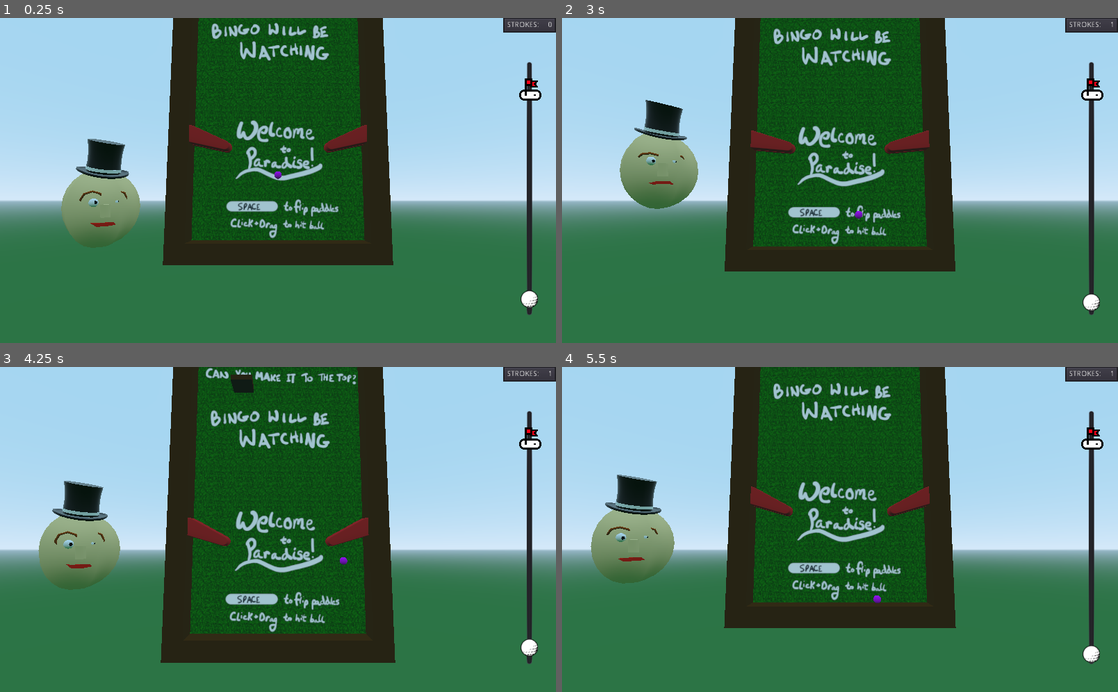
Above: before the commit, frames 1-4 (two rows, left to right).
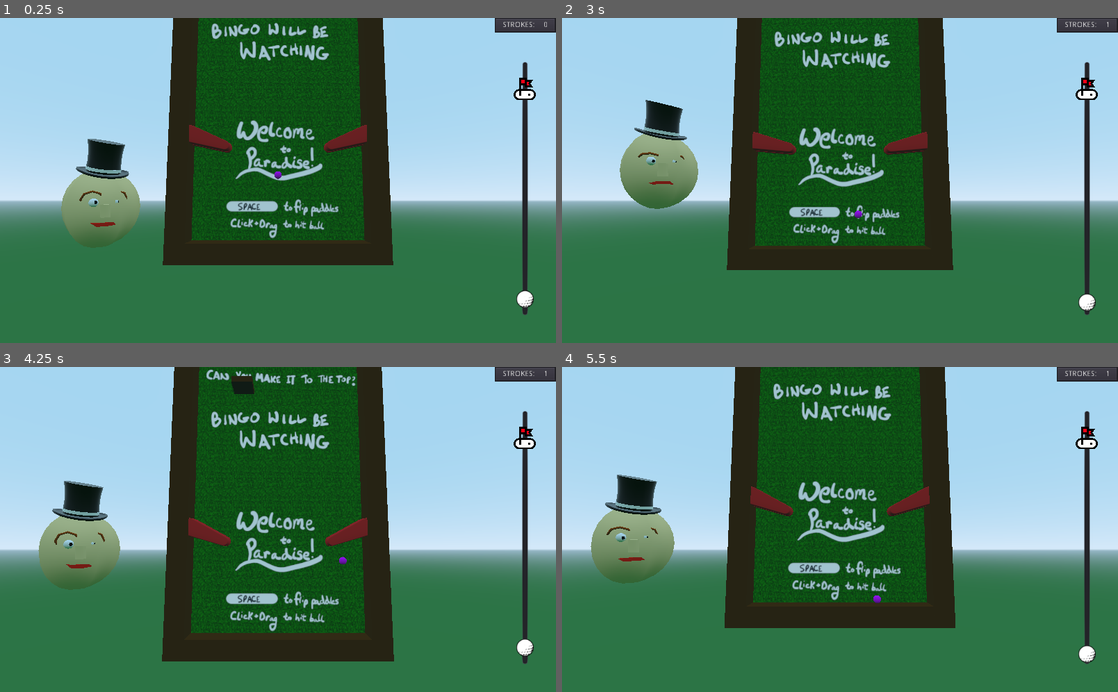
Above: after the commit, the same moments.

Repository: snendev/BingoPoppidoppolousPinballGolfParadise
Game: Godot game, scene res://Root.tscn
Same seed, same stepped clock (60 frames per second), same inputs: the game is played once before the commit and once after it.
Inputs (mouse positions are in pixels of both pictures, inside the frame that each line leads up to):
- Up to frame 1 (0.25 s): no input
- Up to frame 2 (3 s): move the mouse to (962, 164) at 0.52 s; press the mouse at (962, 164) at 0.53 s; move the mouse to (728, 196) at 1.27 s; release the mouse at (728, 196) at 1.28 s; tap Space (flip) at 1.35, 2.85 s; move the mouse to (895, 109) at 2.02 s; press the mouse at (895, 109) at 2.03 s; move the mouse to (812, 245) at 2.77 s; release the mouse at (812, 245) at 2.78 s
- Up to frame 3 (4.25 s): move the mouse to (444, 578) at 3.52 s; press the mouse at (444, 578) at 3.53 s
- Up to frame 4 (5.5 s): move the mouse to (673, 480) at 4.27 s; release the mouse at (673, 480) at 4.28 s; tap Space (flip) at 4.35 s; move the mouse to (867, 529) at 5.02 s; press the mouse at (867, 529) at 5.03 s

The runs differ from the first frame. In frame 1, 1.6% of the frame differs, in the area x 14-100%, y 0-92%; in frame 2, 5.8%, in the area x 16-100%, y 0-92%; in frame 3, 4.7%; in frame 4, 1.7%.

Commit message:
finish game :D

Diff:
--- a/src/Camera.gd
+++ b/src/Camera.gd
@@ -6,6 +6,7 @@
 
 const min_weight = 0.01
 const max_weight = 0.05
+const default_z = 120.0
 
 func get_drift_weight(camera_y: float, target_y: float) -> float:
 	var adjusted_offset = min((camera_y - (target_y - padding)) / max_offset, 1)
@@ -23,3 +24,10 @@
 
 	var drifted_position = lerp(camera_position, target_position, weight)
 	self.translation.y = drifted_position
+
+	if ball_node.linear_velocity.y > 20.0:
+		self.translation.z = lerp(self.translation.z, \
+			default_z + (ball_node.linear_velocity.y - 20.0) / 3.0, \
+			0.01)
+	else:
+		self.translation.z = lerp(self.translation.z, default_z, 0.03)
--- a/src/Player/Player.tscn
+++ b/src/Player/Player.tscn
@@ -1,10 +1,12 @@
-[gd_scene load_steps=9 format=2]
+[gd_scene load_steps=11 format=2]
 
 [ext_resource path="res://icons/golf-ball-icon-fill.png" type="Texture" id=1]
 [ext_resource path="res://Player/audio/golf_swing.wav" type="AudioStream" id=2]
 [ext_resource path="res://Player/arrow_material.tres" type="Material" id=3]
 [ext_resource path="res://Player/player.gd" type="Script" id=4]
 [ext_resource path="res://icons/golf-flag-fill.png" type="Texture" id=5]
+[ext_resource path="res://Player/bingo_sad.wav" type="AudioStream" id=6]
+[ext_resource path="res://Player/bingo_happy.wav" type="AudioStream" id=7]
 
 [sub_resource type="PhysicsMaterial" id=1]
 bounce = 0.2
@@ -71,7 +73,6 @@
 anchor_left = 1.0
 anchor_right = 1.0
 anchor_bottom = 1.0
-margin_left = -32.0
 grow_horizontal = 0
 alignment = 2
 __meta__ = {
@@ -79,22 +80,20 @@
 }
 
 [node name="Flex" type="Control" parent="HUD/HBox"]
-margin_left = 32.0
-margin_right = 32.0
 margin_bottom = 600.0
 
 [node name="VBox" type="VBoxContainer" parent="HUD/HBox/Flex"]
 anchor_left = 1.0
 anchor_right = 1.0
 anchor_bottom = 1.0
-margin_left = -97.0
+margin_left = -113.0
 size_flags_vertical = 3
 __meta__ = {
 "_edit_use_anchors_": false
 }
 
 [node name="PanelMargin" type="MarginContainer" parent="HUD/HBox/Flex/VBox"]
-margin_right = 97.0
+margin_right = 113.0
 margin_bottom = 28.0
 size_flags_vertical = 0
 custom_constants/margin_right = 0
@@ -103,7 +102,7 @@
 custom_constants/margin_bottom = 0
 
 [node name="StrokesPanel" type="Panel" parent="HUD/HBox/Flex/VBox/PanelMargin"]
-margin_right = 97.0
+margin_right = 113.0
 margin_bottom = 28.0
 size_flags_horizontal = 3
 size_flags_vertical = 3
@@ -112,23 +111,24 @@
 }
 
 [node name="Score" type="PanelContainer" parent="HUD/HBox/Flex/VBox/PanelMargin"]
-margin_right = 97.0
+margin_right = 113.0
 margin_bottom = 28.0
 grow_vertical = 0
 
 [node name="CenterContainer" type="CenterContainer" parent="HUD/HBox/Flex/VBox/PanelMargin/Score"]
 margin_left = 7.0
 margin_top = 7.0
-margin_right = 90.0
+margin_right = 106.0
 margin_bottom = 21.0
-size_flags_horizontal = 0
+size_flags_horizontal = 3
 size_flags_vertical = 0
 __meta__ = {
 "_edit_use_anchors_": false
 }
 
 [node name="HSplitContainer" type="HSplitContainer" parent="HUD/HBox/Flex/VBox/PanelMargin/Score/CenterContainer"]
-margin_right = 83.0
+margin_left = 8.0
+margin_right = 91.0
 margin_bottom = 14.0
 __meta__ = {
 "_edit_use_anchors_": false
@@ -147,14 +147,17 @@
 margin_left = 75.0
 margin_right = 83.0
 margin_bottom = 14.0
+grow_horizontal = 0
+size_flags_horizontal = 3
 text = "0"
+align = 2
 __meta__ = {
 "_edit_use_anchors_": false
 }
 
 [node name="ProgressMargin" type="MarginContainer" parent="HUD/HBox/Flex/VBox"]
 margin_top = 32.0
-margin_right = 97.0
+margin_right = 113.0
 margin_bottom = 600.0
 size_flags_vertical = 3
 custom_constants/margin_top = 50
@@ -162,7 +165,7 @@
 
 [node name="ProgressSlider" type="VSlider" parent="HUD/HBox/Flex/VBox/ProgressMargin"]
 margin_top = 50.0
-margin_right = 97.0
+margin_right = 113.0
 margin_bottom = 518.0
 size_flags_horizontal = 1
 size_flags_vertical = 3
@@ -176,11 +179,11 @@
 
 [node name="Control" type="Control" parent="HUD/HBox/Flex/VBox/ProgressMargin"]
 margin_top = 50.0
-margin_right = 97.0
+margin_right = 113.0
 margin_bottom = 518.0
 
 [node name="Sprite" type="Sprite" parent="HUD/HBox/Flex/VBox/ProgressMargin/Control"]
-position = Vector2( 49.5791, 51.1251 )
+position = Vector2( 55.4648, 50.2842 )
 scale = Vector2( 0.08, 0.08 )
 texture = ExtResource( 5 )
 
@@ -188,4 +191,12 @@
 
 [node name="PuttPlayer" type="AudioStreamPlayer" parent="Audio"]
 stream = ExtResource( 2 )
-volume_db = -5.0
+volume_db = -8.0
+
+[node name="BingoHappy" type="AudioStreamPlayer" parent="Audio"]
+stream = ExtResource( 7 )
+volume_db = 15.0
+
+[node name="BingoSad" type="AudioStreamPlayer" parent="Audio"]
+stream = ExtResource( 6 )
+volume_db = 15.0
--- a/src/Player/player.gd
+++ b/src/Player/player.gd
@@ -52,18 +52,18 @@
 	return is_on_moving_floor()
 
 func is_position_improving():
-	return $Ball.global_transform.origin.y > self.last_settled_y and not self.has_worsened_this_stroke
+	return $Ball.global_transform.origin.y > self.last_settled_y and \
+			not self.has_worsened_this_stroke
 
 func handle_collide(body: Node):
 	if body.has_method("on_collide"):
 		body.on_collide()
 	if is_still():
-		if self.last_settled_y < $Ball.global_transform.origin.y:
-			# play sound
-			pass
+		print("playing...")
+		if $Ball.global_transform.origin.y > self.last_settled_y:
+			$Audio/BingoHappy.play()
 		else:
-			# play sound
-			pass
+			$Audio/BingoSad.play()
 
 func handle_win(body: Node):
 	if body == $Ball:
--- a/src/Root.tscn
+++ b/src/Root.tscn
@@ -84,7 +84,7 @@
 
 [node name="Camera" type="Camera" parent="."]
 transform = Transform( 1, 0, 0, 0, 0.996195, -0.0871557, 0, 0.0871557, 0.996195, 0, 20, 120 )
-far = 150.0
+far = 200.0
 script = ExtResource( 3 )
 
 [node name="BingoRemoteTransform" type="RemoteTransform" parent="Camera"]
@@ -189,16 +189,16 @@
 transform = Transform( 0.7, 0, 0, 0, 0.7, 0, 0, 0, 0.7, 7.80002, 504.211, 0 )
 
 [node name="Flipper9" parent="Level" instance=ExtResource( 5 )]
-transform = Transform( 1, 0, 0, 0, 1, 0, 0, 0, 1, 3, 880, 0 )
+transform = Transform( 1, 0, 0, 0, 1, 0, 0, 0, 1, 3, 880.675, 0 )
 
 [node name="Flipper8" parent="Level" instance=ExtResource( 5 )]
-transform = Transform( 0.7, 0, 0, 0, 0.7, 0, 0, 0, 0.7, -46, 425.328, 2 )
+transform = Transform( 0.8, 0, 0, 0, 0.8, 0, 0, 0, 1, -49, 425.328, 2 )
 
 [node name="Flipper6" parent="Level" instance=ExtResource( 5 )]
 transform = Transform( 1, 0, 0, 0, 1, 0, 0, 0, 1, -1.78779, 734.396, 0 )
 
 [node name="Flipper10" parent="Level" instance=ExtResource( 5 )]
-transform = Transform( -1, 0, 0, 0, 1, 0, 0, 0, 1, 73, 880, 0 )
+transform = Transform( -1, 0, 0, 0, 1, 0, 0, 0, 1, 73, 880.675, 0 )
 
 [node name="Rotator" type="Spatial" parent="Level"]
 transform = Transform( -4.37114e-08, 1, 0, -1, -4.37114e-08, 0, 0, 0, 1, -15, 248, 2 )
@@ -385,7 +385,7 @@
 REVERSE = true
 
 [node name="BigBumperCluster2" type="Spatial" parent="Level"]
-transform = Transform( 1, 0, 0, 0, 1, 0, 0, 0, 1, 5.1357, 842.9, 0 )
+transform = Transform( 1, 0, 0, 0, 1, 0, 0, 0, 1, 5.1357, 843.575, 0 )
 
 [node name="BumperCluster3" type="Spatial" parent="Level/BigBumperCluster2"]
 transform = Transform( 1, 0, 0, 0, 1, 0, 0, 0, 1, -13, -5, 0 )
@@ -427,7 +427,7 @@
 transform = Transform( 4, 0, 0, 0, 4, 0, 0, 0, 1, 0, 0, 2 )
 
 [node name="BigBumperCluster3" type="Spatial" parent="Level"]
-transform = Transform( 1, 0, 0, 0, 1, 0, 0, 0, 1, 73.6371, 842.9, 0 )
+transform = Transform( 1, 0, 0, 0, 1, 0, 0, 0, 1, 73.6371, 843.575, 0 )
 
 [node name="BumperCluster3" type="Spatial" parent="Level/BigBumperCluster3"]
 transform = Transform( 1, 0, 0, 0, 1, 0, 0, 0, 1, -13, -5, 0 )
@@ -550,14 +550,14 @@
 gravity_vec = Vector3( 0, 0, 0 )
 
 [node name="CollisionShape" type="CollisionShape" parent="Level/Goal"]
-shape = SubResource( 5 )
+shape = SubResource( 13 )
 
 [node name="Flag" parent="Level/Goal" instance=ExtResource( 14 )]
 transform = Transform( 0.00195557, 0, 0.00167681, 0, 0.003, 0, -0.000419203, 0, 0.0078223, 0, 0, 0 )
 
-[node name="AudioStreamPlayer" type="AudioStreamPlayer" parent="."]
+[node name="BackgroundMusic" type="AudioStreamPlayer" parent="."]
 stream = ExtResource( 10 )
-volume_db = -15.0
+volume_db = -30.0
 autoplay = true
 
 [connection signal="pressed" from="WinCard/Retry/Button" to="WinCard/Retry/Button" method="_pressed"]
Not shown, added: src/Player/bingo_happy.wav.import
Not shown, added: src/Player/bingo_sad.wav.import
Not shown: 3 places in src/Root.tscn that only renumber resources
Not shown, added: assets/bingo_happy.wav
Not shown, added: assets/bingo_sad.wav
Not shown, changed: build/web/bingo_poppidopolous_pinball_golf_paradise.html
Not shown, changed: build/web/bingo_poppidopolous_pinball_golf_paradise.pck
Not shown, changed: build/windows/bingo_poppidopolous_pinball_golf_paradise.pck
Not shown, changed: build/windows/bingo_poppidopolous_pinball_golf_paradise.zip
Not shown, added: src/Player/bingo_happy.wav
Not shown, added: src/Player/bingo_sad.wav
Not shown, added: src/Root.tscn~RF143c0a55.TMP
